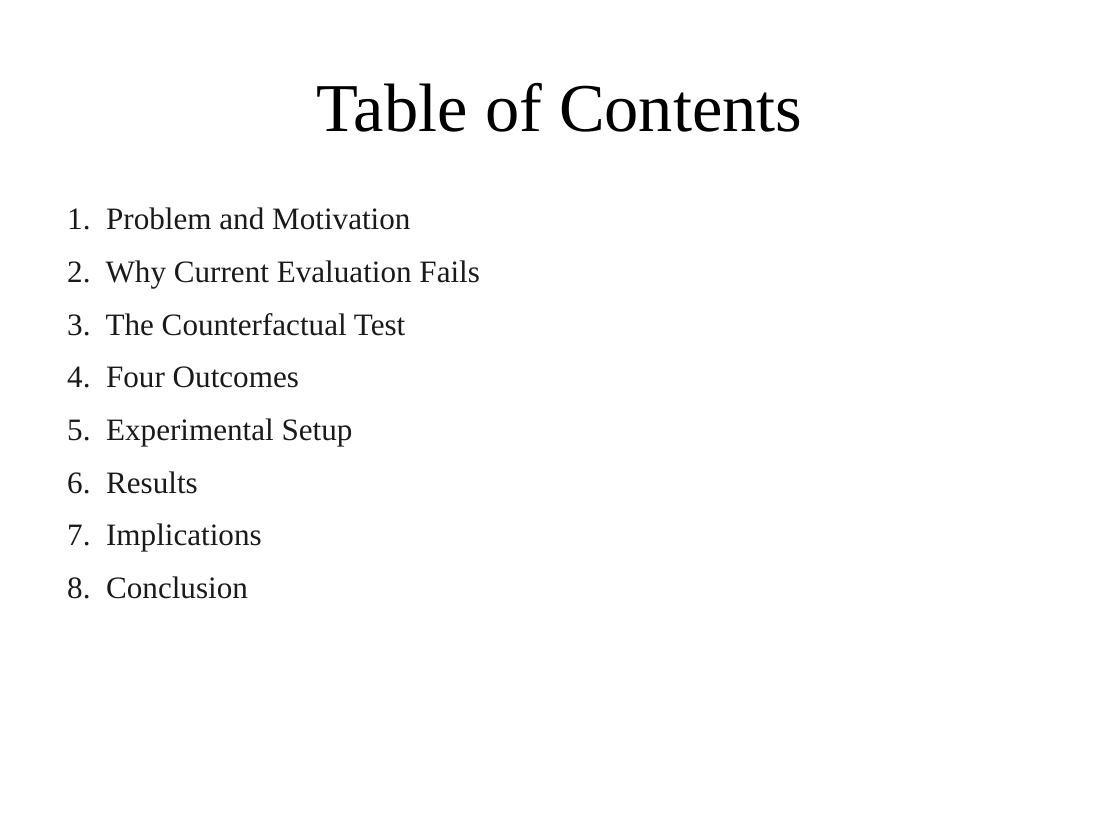
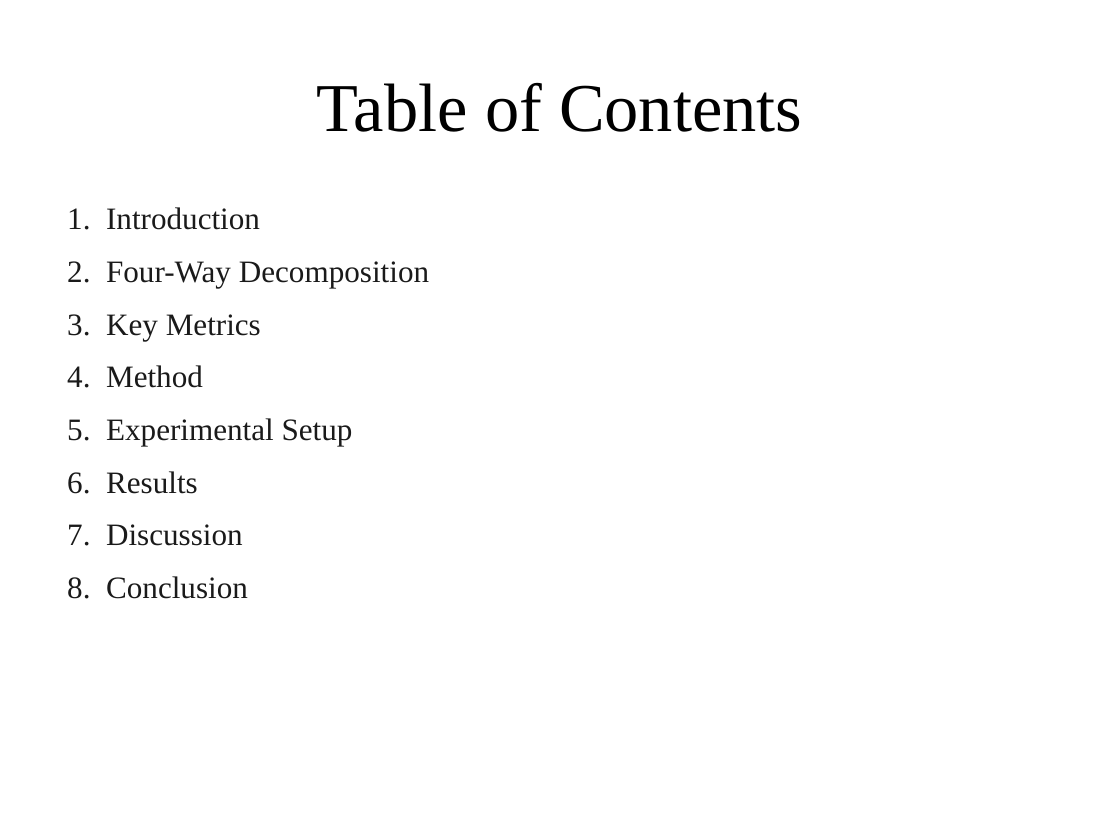
Before and after one commit to AmonWasHere/Proto, a slide deck: slide 3 of paper/ICIRSET-26_VERITAS_Presentation.pptx. Drawn at 1120x840 pixels with LibreOffice and Linux fonts; fonts in the diff are those of the drawing. Boxes give left, top, right and bottom in pixels: in the first picture for what was removed or moved away, otherwise in the second. Text is boxed around its words. In the diff, an @@ line names an element or a change of style, - is before the commit and + after.

Commit message:
Revise ICIRSET deck: metric definitions, technical focus, no critique slides

```diff
--- a/paper/ICIRSET-26_VERITAS_Presentation.pptx
+++ b/paper/ICIRSET-26_VERITAS_Presentation.pptx
@@ text at (x1=67, y1=207, x2=429, y2=388): text changed @@
-1. Problem and Motivation
-2. Why Current Evaluation Fails
-3. The Counterfactual Test
-4. Four Outcomes
+1. Introduction
+2. Four-Way Decomposition
+3. Key Metrics
+4. Method
@@ text at (x1=67, y1=524, x2=243, y2=546): text changed @@
-7. Implications
+7. Discussion
```
Also in this commit, not shown: 5 other slides changed, 8 slides added, 9 slides removed, 1 other file.
